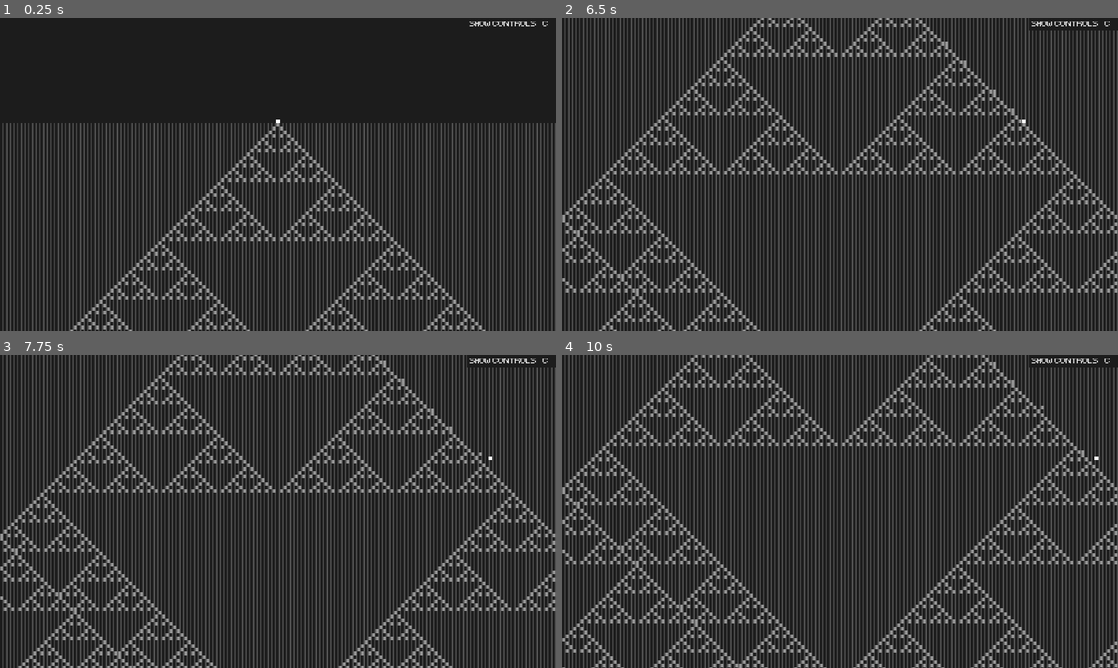
Above: before the commit, frames 1-4 (two rows, left to right).
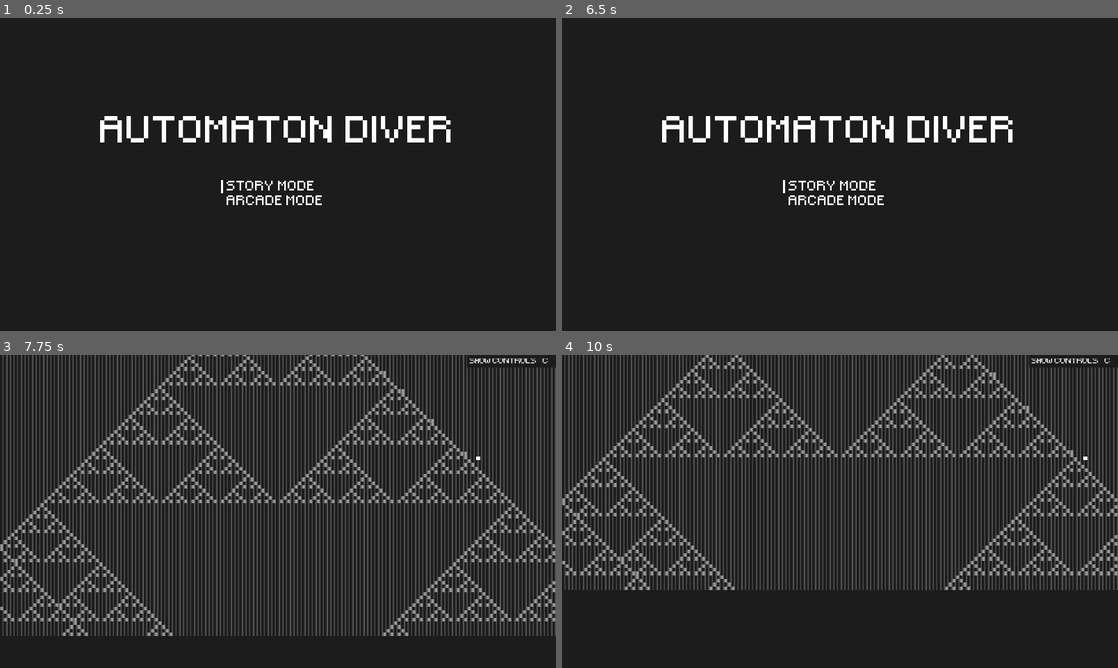
Above: after the commit, the same moments.

Repository: Nivrad00/automaton-diver
Game: Godot game, scene res://Main.tscn
Two runs of this game, one before a commit and one after it. Both use one fixed random seed, a clock stepped at 60 frames per second and the inputs below. Sound files missing from this copy of the repository are replaced by a short silence.
Inputs (mouse positions are in pixels of both pictures, inside the frame that each line leads up to):
- Up to frame 1 (0.25 s): no input
- Up to frame 2 (6.5 s): click (845, 187) at 0.5 s, where only the run after the commit has a clickable "story mode"; click (840, 255) at 1.25 s, where only the run after the commit has a clickable "continue"; tap Enter (enter) at 2 s; hold Enter (enter) 2.03-2.78 s; hold Right (ui_right) 2.03-3.53 s; tap Space (jump) at 2.27, 2.57, 3.02, 3.32, 4.52, 4.82, 5.27, 5.57, 6.02, 6.32 s; tap } (next) at 2.3, 2.85 s; tap { (previous) at 3.05 s; hold Left (ui_left) 3.53-4.28 s; hold { (previous) 3.53-4.28 s; tap P (random) at 3.8, 4.35 s; tap R (reset) at 4.25, 5.65 s; hold Right (ui_right) 4.28-5.78 s; tap A (switch_automaton) at 4.55 s; hold A (switch_automaton) 5.03-5.78 s; tap I (switch_initial) at 5.3, 5.85 s; hold Left (ui_left) from 5.78 s (still down); tap N (switch_neighborhood) at 6.05 s; tap Escape (ui_cancel) at 6.4 s
- Up to frame 3 (7.75 s): release Left (ui_left) at 6.5 s; click (283, 524) at 6.5 s, where only the run after the commit has a clickable "story mode"; tap R (reset) at 7.25 s; hold Right (ui_right) from 7.28 s (still down); hold N (switch_neighborhood) from 7.28 s (still down); tap Space (jump) at 7.55 s
- Up to frame 4 (10 s): release Right (ui_right) at 8.03 s; release N (switch_neighborhood) at 8.03 s; hold Left (ui_left) 8.03-9.53 s; tap Space (jump) at 8.1, 8.27, 8.57, 9.02, 9.32, 9.77 s; tap Enter (enter) at 8.3, 9.6 s; tap R (reset) at 8.75, 9.5 s; hold Backspace (delete) 8.78-9.53 s; tap } (next) at 9.05 s; hold Right (ui_right) from 9.53 s (still down); tap { (previous) at 9.8 s

The runs differ from the first frame. In frame 1, 27% of the frame differs, in the area x 0-100%, y 1-100%; in frame 2, 40%, in the area x 0-100%, y 0-100%; in frame 3, 17%; in frame 4, 22%.

Commit message:
a

Diff:
--- /dev/null
+++ b/Intro.gd
@@ -0,0 +1,9 @@
+extends ColorRect
+
+func _on_Intro_visibility_changed():
+	if visible:
+		$Button4.grab_focus()
+
+func _on_Button4_pressed():
+	hide()
+	Game.started = true
--- /dev/null
+++ b/Menu.gd
@@ -0,0 +1,25 @@
+extends CanvasLayer
+
+func _ready():
+	show_menu()
+
+func start_story():
+	Game.story = true
+	Game.start_level()
+	Game.ui.initialize()
+	for child in get_children():
+		child.hide()
+	Game.started = true
+
+func start_arcade():
+	Game.story = false
+	Game.start_level()
+	Game.ui.initialize()
+	for child in get_children():
+		child.hide()
+	Game.started = true
+
+func show_menu():
+	for child in get_children():
+		child.show()
+	$VBoxContainer/Button2.grab_focus()
--- a/UI.gd
+++ b/UI.gd
@@ -12,12 +12,20 @@
 	$Controls.hide()
 	$ShowControls.show()
 
-	if Game.story:
+	set_story(Game.story)
+
+func set_story(on):
+	if on:
 		$Controls/Left.hide()
 		$Controls/Bottom.hide()
+		$Controls/Right/GridContainer/reset.hide()
+		$Controls/Right/GridContainer/r.hide()
 	else:
 		$Controls/Left.show()
 		$Controls/Bottom.show()
+		$Controls/Right/GridContainer/reset.show()
+		$Controls/Right/GridContainer/r.show()
+
 
 func _input(event):
 	if not Game.story:
@@ -79,3 +87,7 @@
 func hide_all():
 	for child in get_children():
 		child.hide()
+
+func _process(delta):
+	if Game.started and not Game.story:
+		$Panel/GridContainer/depth.text = str(int(round(Game.player.position.y)))
--- /dev/null
+++ b/buttonfont.tres
@@ -0,0 +1,7 @@
+[gd_resource type="DynamicFont" load_steps=2 format=2]
+
+[ext_resource path="res://small_pixel.ttf" type="DynamicFontData" id=1]
+
+[resource]
+size = 30
+font_data = ExtResource( 1 )
--- /dev/null
+++ b/buttonstyle.tres
@@ -0,0 +1,7 @@
+[gd_resource type="StyleBoxFlat" format=2]
+
+[resource]
+draw_center = false
+border_width_left = 5
+border_color = Color( 1, 1, 1, 1 )
+expand_margin_left = 12.0
--- a/game.gd
+++ b/game.gd
@@ -1,3 +1,8 @@
+# to do
+# speed up loading
+# arcade mode saving?
+# music correlated to what section yuou're in?
+
 extends Node2D
 
 const Big = preload("res://Big.gd")
@@ -13,6 +18,12 @@
 var last_save = 0
 
 export var story = true
+
+var saw_intro = false
+var saw_bottom_cutscene = false
+var saw_outro = false
+var started = false
+var ending = false
 
 var DEFAULT_RULE = {
 	Automaton.CLASSIC: {
@@ -60,17 +71,12 @@
 
 onready var level = $Level
 onready var player = $Player
+onready var ui = $UI
 
 func _ready():
 	randomize()
-
-	$UI.initialize()
-
-	if story:
-		map = load("res://map.gd").new()
-		print(map)
-
-	start_level()
+	map = load("res://map.gd").new()
+	$Loading/Loading.hide()
 
 func next_level():
 	rule = Big.inc(rule, MAX_RULE[automaton][neighborhood])
@@ -80,15 +86,21 @@
 	var save_data
 	if story:
 		var file = File.new()
-		if file.file_exists("user://save"):
-			file.open("user://save", File.READ)
+		if file.file_exists("user://story_save"):
+			file.open("user://story_save", File.READ)
 			save_data = file.get_var()
 			file.close()
 			player.position = save_data["PLAYER_POSITION"]
 			player.max_depth = save_data["MAX_DEPTH"]
+			saw_intro = save_data["SAW_INTRO"]
+			saw_bottom_cutscene = save_data["SAW_BOTTOM_CUTSCENE"]
+			saw_outro = save_data["SAW_OUTRO"]
 		else:
 			player.position = Vector2((X_MAX-1.0)/2.0+0.5, -0.5)
 			player.max_depth = player.position.y
+			saw_intro = false
+			saw_bottom_cutscene = false
+			saw_outro = false
 	else:
 		player.position = Vector2((X_MAX-1.0)/2.0+0.5, -0.5)
 		player.max_depth = player.position.y
@@ -103,14 +115,39 @@
 	$Player/Camera2D.limit_left = 0
 	$Player/Camera2D.limit_right = X_MAX
 
+	if Game.player.max_depth > 1000:
+		Game.get_node("Loading/Loading").show()
+		yield(get_tree(), "idle_frame")
+		yield(get_tree(), "idle_frame")
+
 	level.initialize_level()
 	if story and save_data:
 		level.redo_changes(save_data["CHANGE_HISTORY"])
+
+	if Game.player.max_depth > 1000:
+		Game.get_node("Loading/Loading").hide()
 
 	$UI.set_rule(rule, MAX_RULE[automaton][neighborhood])
 	$UI.set_automaton(AUTOMATON_NAME[automaton])
 	$UI.set_neighborhood(NEIGHBORHOOD_NAME[neighborhood])
 	$UI.set_initial(Initial.keys()[initial])
+
+	if story and not saw_intro:
+		started = false
+		saw_intro = true
+		$UI/Intro.show()
+
+func hit_bottom():
+	if story and not saw_bottom_cutscene:
+		started = false
+		saw_bottom_cutscene = true
+		$UI/Cutscene.show()
+
+func hit_top():
+	if not saw_bottom_cutscene:
+		return
+	started = false
+	ending = true
 
 func go_to_rule(new_rule):
 	if Big.less_or_equal(new_rule, MAX_RULE[automaton][neighborhood]):
@@ -121,6 +158,9 @@
 		return false
 
 func _input(event):
+	if not started:
+		return
+
 	if not story:
 		if event.is_action_pressed("next"):
 			next_level()
@@ -151,18 +191,39 @@
 			initial = (initial + 1) % Initial.size()
 			start_level()
 
+	if event.is_action_pressed("ui_cancel"):
+		$Menu.show_menu()
+		Game.started = false
+
 	if event.is_action_pressed("mute"):
 		AudioServer.set_bus_mute(1, not AudioServer.is_bus_mute(1))
 
 func _process(delta):
+	if ending:
+		player.position.y -= delta * 3.0
+		$UI/Black.show()
+		$UI/Black.color.a = min(1.0, -player.position.y * 0.05)
+		if $UI/Black.color.a == 1.0:
+			ending = false
+			yield(get_tree().create_timer(1.0), "timeout")
+			$UI/Ending.show()
+			var dir = Directory.new()
+			dir.remove("user://story_save")
+
+	if not Game.started:
+		return
+
 	global_time += delta
-	if global_time - last_save > SAVE_FREQ:
+	if story and global_time - last_save > SAVE_FREQ:
 		var file = File.new()
-		file.open("user://save", File.WRITE)
+		file.open("user://story_save", File.WRITE)
 		file.store_var({
 			"PLAYER_POSITION": player.position,
 			"MAX_DEPTH": player.max_depth,
-			"CHANGE_HISTORY": level.change_history
+			"CHANGE_HISTORY": level.change_history,
+			"SAW_INTRO": saw_intro,
+			"SAW_BOTTOM_CUTSCENE": saw_bottom_cutscene,
+			"SAW_OUTRO": saw_outro
 		})
 		file.close()
 		last_save = global_time
--- a/game.tscn
+++ b/game.tscn
@@ -11,6 +11,10 @@
 [ext_resource path="res://reverse.mp3" type="AudioStream" id=9]
 [ext_resource path="res://bip.mp3" type="AudioStream" id=10]
 [ext_resource path="res://UI.gd" type="Script" id=11]
+[ext_resource path="res://buttonstyle.tres" type="StyleBox" id=12]
+[ext_resource path="res://Menu.gd" type="Script" id=13]
+[ext_resource path="res://Intro.gd" type="Script" id=14]
+[ext_resource path="res://buttonfont.tres" type="DynamicFont" id=15]
 
 [sub_resource type="ConvexPolygonShape2D" id=4]
 points = PoolVector2Array( 1, 1, 0, 1, 0, 0, 1, 0 )
@@ -93,8 +97,28 @@
 size = 18
 font_data = ExtResource( 6 )
 
+[sub_resource type="DynamicFont" id=20]
+size = 30
+font_data = ExtResource( 6 )
+
+[sub_resource type="StyleBoxEmpty" id=16]
+
+[sub_resource type="StyleBoxEmpty" id=17]
+
+[sub_resource type="StyleBoxEmpty" id=18]
+
+[sub_resource type="StyleBoxEmpty" id=19]
+
+[sub_resource type="DynamicFont" id=13]
+size = 80
+font_data = ExtResource( 6 )
+
+[sub_resource type="Theme" id=15]
+default_font = ExtResource( 15 )
+
 [node name="Game" type="Node2D"]
 script = ExtResource( 5 )
+story = false
 
 [node name="Level" type="TileMap" parent="."]
 tile_set = SubResource( 2 )
@@ -116,7 +140,7 @@
 bus = "Music"
 
 [node name="Player" type="KinematicBody2D" parent="."]
-position = Vector2( 500, 21500 )
+position = Vector2( 500, -100 )
 script = ExtResource( 3 )
 
 [node name="Camera2D" type="Camera2D" parent="Player"]
@@ -332,7 +356,7 @@
 margin_left = 5.0
 margin_top = 5.0
 margin_right = 150.0
-margin_bottom = 208.0
+margin_bottom = 231.0
 custom_constants/hseparation = 15
 columns = 2
 __meta__ = {
@@ -481,7 +505,7 @@
 "_edit_use_anchors_": false
 }
 
-[node name="5" type="Label" parent="UI/Controls/Right/GridContainer"]
+[node name="reset" type="Label" parent="UI/Controls/Right/GridContainer"]
 margin_top = 138.0
 margin_right = 63.0
 margin_bottom = 157.0
@@ -493,7 +517,7 @@
 "_edit_use_anchors_": false
 }
 
-[node name="13" type="Label" parent="UI/Controls/Right/GridContainer"]
+[node name="r" type="Label" parent="UI/Controls/Right/GridContainer"]
 margin_left = 78.0
 margin_top = 138.0
 margin_right = 145.0
@@ -553,11 +577,35 @@
 "_edit_use_anchors_": false
 }
 
+[node name="20" type="Label" parent="UI/Controls/Right/GridContainer"]
+margin_top = 207.0
+margin_right = 63.0
+margin_bottom = 226.0
+custom_colors/font_color = Color( 1, 1, 1, 1 )
+custom_fonts/font = SubResource( 6 )
+text = "menu"
+align = 2
+__meta__ = {
+"_edit_use_anchors_": false
+}
+
+[node name="21" type="Label" parent="UI/Controls/Right/GridContainer"]
+margin_left = 78.0
+margin_top = 207.0
+margin_right = 145.0
+margin_bottom = 226.0
+custom_colors/font_color = Color( 1, 1, 1, 1 )
+custom_fonts/font = SubResource( 6 )
+text = "esc"
+__meta__ = {
+"_edit_use_anchors_": false
+}
+
 [node name="Bottom" type="Label" parent="UI/Controls"]
 margin_left = 812.0
-margin_top = 155.0
+margin_top = 166.0
 margin_right = 1066.0
-margin_bottom = 196.0
+margin_bottom = 207.0
 custom_colors/font_color = Color( 1, 1, 1, 1 )
 custom_fonts/font = SubResource( 6 )
 text = "enter  a number to
@@ -619,7 +667,7 @@
 margin_left = 5.0
 margin_top = 5.0
 margin_right = 421.0
-margin_bottom = 93.0
+margin_bottom = 116.0
 custom_constants/hseparation = 15
 columns = 2
 __meta__ = {
@@ -722,6 +770,32 @@
 "_edit_use_anchors_": false
 }
 
+[node name="5" type="Label" parent="UI/Panel/GridContainer"]
+margin_top = 92.0
+margin_right = 150.0
+margin_bottom = 111.0
+custom_colors/font_color = Color( 1, 1, 1, 1 )
+custom_fonts/font = SubResource( 6 )
+text = "depth"
+align = 2
+__meta__ = {
+"_edit_use_anchors_": false
+}
+
+[node name="depth" type="Label" parent="UI/Panel/GridContainer"]
+margin_left = 165.0
+margin_top = 92.0
+margin_right = 416.0
+margin_bottom = 111.0
+size_flags_horizontal = 3
+custom_colors/font_color = Color( 1, 1, 1, 1 )
+custom_fonts/font = SubResource( 6 )
+text = "0"
+autowrap = true
+__meta__ = {
+"_edit_use_anchors_": false
+}
+
 [node name="RuleInput" type="PanelContainer" parent="UI"]
 margin_left = 550.0
 margin_right = 843.0
@@ -774,7 +848,6 @@
 }
 
 [node name="InvalidRule" type="PanelContainer" parent="UI"]
-visible = false
 margin_left = 550.0
 margin_right = 692.0
 margin_bottom = 29.0
@@ -798,3 +871,262 @@
 
 [node name="Timer" type="Timer" parent="UI/InvalidRule"]
 wait_time = 2.0
+
+[node name="Intro" type="ColorRect" parent="UI"]
+visible = false
+margin_right = 1280.0
+margin_bottom = 720.0
+color = Color( 0.113725, 0.113725, 0.113725, 1 )
+script = ExtResource( 14 )
+__meta__ = {
+"_edit_use_anchors_": false
+}
+
+[node name="Label2" type="Label" parent="UI/Intro"]
+anchor_right = 1.0
+margin_top = 216.0
+margin_bottom = 296.0
+custom_fonts/font = SubResource( 20 )
+text = "you are the automaton diver.
+
+your mission: go down.
+
+good luck."
+align = 1
+__meta__ = {
+"_edit_use_anchors_": false
+}
+
+[node name="Button4" type="Button" parent="UI/Intro"]
+margin_left = 552.0
+margin_top = 530.0
+margin_right = 717.0
+margin_bottom = 561.0
+custom_colors/font_color_disabled = Color( 1, 1, 1, 1 )
+custom_colors/font_color_focus = Color( 1, 1, 1, 1 )
+custom_colors/font_color = Color( 1, 1, 1, 1 )
+custom_colors/font_color_hover = Color( 1, 1, 1, 1 )
+custom_colors/font_color_pressed = Color( 1, 1, 1, 1 )
+custom_fonts/font = ExtResource( 15 )
+custom_styles/hover = SubResource( 16 )
+custom_styles/pressed = SubResource( 17 )
+custom_styles/focus = ExtResource( 12 )
+custom_styles/disabled = SubResource( 18 )
+custom_styles/normal = SubResource( 19 )
+text = "continue"
+flat = true
+align = 0
+__meta__ = {
+"_edit_use_anchors_": false
+}
+
+[node name="Cutscene" type="ColorRect" parent="UI"]
+visible = false
+margin_right = 1280.0
+margin_bottom = 720.0
+color = Color( 0.113725, 0.113725, 0.113725, 1 )
+script = ExtResource( 14 )
+__meta__ = {
+"_edit_use_anchors_": false
+}
+
+[node name="Label2" type="Label" parent="UI/Cutscene"]
+anchor_right = 1.0
+margin_top = 216.0
+margin_bottom = 296.0
+custom_fonts/font = SubResource( 20 )
+text = "you reached the bottom.
+
+Your mission is complete.
+
+...now to go back up."
+align = 1
+__meta__ = {
+"_edit_use_anchors_": false
+}
+
+[node name="Button4" type="Button" parent="UI/Cutscene"]
+margin_left = 552.0
+margin_top = 530.0
+margin_right = 717.0
+margin_bottom = 561.0
+custom_colors/font_color_disabled = Color( 1, 1, 1, 1 )
+custom_colors/font_color_focus = Color( 1, 1, 1, 1 )
+custom_colors/font_color = Color( 1, 1, 1, 1 )
+custom_colors/font_color_hover = Color( 1, 1, 1, 1 )
+custom_colors/font_color_pressed = Color( 1, 1, 1, 1 )
+custom_fonts/font = ExtResource( 15 )
+custom_styles/hover = SubResource( 16 )
+custom_styles/pressed = SubResource( 17 )
+custom_styles/focus = ExtResource( 12 )
+custom_styles/disabled = SubResource( 18 )
+custom_styles/normal = SubResource( 19 )
+text = "continue"
+flat = true
+align = 0
+__meta__ = {
+"_edit_use_anchors_": false
+}
+
+[node name="Black" type="ColorRect" parent="UI"]
+visible = false
+margin_right = 1280.0
+margin_bottom = 720.0
+color = Color( 0.113725, 0.113725, 0.113725, 1 )
+script = ExtResource( 14 )
+__meta__ = {
+"_edit_use_anchors_": false
+}
+
+[node name="Ending" type="ColorRect" parent="UI"]
+visible = false
+margin_right = 1280.0
+margin_bottom = 720.0
+color = Color( 0.113725, 0.113725, 0.113725, 1 )
+script = ExtResource( 14 )
+__meta__ = {
+"_edit_use_anchors_": false
+}
+
+[node name="Label2" type="Label" parent="UI/Ending"]
+anchor_right = 1.0
+margin_top = 216.0
+margin_bottom = 296.0
+custom_fonts/font = SubResource( 20 )
+text = "the end.
+
+thanks for playing my dumb game.
+
+-niv"
+align = 1
+__meta__ = {
+"_edit_use_anchors_": false
+}
+
+[node name="Button4" type="Button" parent="UI/Ending"]
+margin_left = 552.0
+margin_top = 530.0
+margin_right = 717.0
+margin_bottom = 561.0
+custom_colors/font_color_disabled = Color( 1, 1, 1, 1 )
+custom_colors/font_color_focus = Color( 1, 1, 1, 1 )
+custom_colors/font_color = Color( 1, 1, 1, 1 )
+custom_colors/font_color_hover = Color( 1, 1, 1, 1 )
+custom_colors/font_color_pressed = Color( 1, 1, 1, 1 )
+custom_fonts/font = ExtResource( 15 )
+custom_styles/hover = SubResource( 16 )
+custom_styles/pressed = SubResource( 17 )
+custom_styles/focus = ExtResource( 12 )
+custom_styles/disabled = SubResource( 18 )
+custom_styles/normal = SubResource( 19 )
+text = "continue"
+flat = true
+align = 0
+__meta__ = {
+"_edit_use_anchors_": false
+}
+
+[node name="Menu" type="CanvasLayer" parent="."]
+script = ExtResource( 13 )
+
+[node name="ColorRect" type="ColorRect" parent="Menu"]
+visible = false
+margin_right = 1280.0
+margin_bottom = 720.0
+color = Color( 0.113725, 0.113725, 0.113725, 1 )
+__meta__ = {
+"_edit_use_anchors_": false
+}
+
+[node name="Label" type="Label" parent="Menu"]
+visible = false
+anchor_right = 1.0
+margin_top = 216.0
+margin_bottom = 296.0
+custom_fonts/font = SubResource( 13 )
+text = "automaton diver"
+align = 1
+__meta__ = {
+"_edit_use_anchors_": false
+}
+
+[node name="VBoxContainer" type="VBoxContainer" parent="Menu"]
+visible = false
+anchor_right = 1.0
+margin_left = 521.0
+margin_top = 372.0
+margin_right = -499.0
+margin_bottom = 491.0
+theme = SubResource( 15 )
+__meta__ = {
+"_edit_use_anchors_": false
+}
+
+[node name="Button2" type="Button" parent="Menu/VBoxContainer"]
+margin_right = 260.0
+margin_bottom = 31.0
+custom_colors/font_color_disabled = Color( 1, 1, 1, 1 )
+custom_colors/font_color_focus = Color( 1, 1, 1, 1 )
+custom_colors/font_color = Color( 1, 1, 1, 1 )
+custom_colors/font_color_hover = Color( 1, 1, 1, 1 )
+custom_colors/font_color_pressed = Color( 1, 1, 1, 1 )
+custom_styles/hover = SubResource( 16 )
+custom_styles/pressed = SubResource( 17 )
+custom_styles/focus = ExtResource( 12 )
+custom_styles/disabled = SubResource( 18 )
+custom_styles/normal = SubResource( 19 )
+text = "story mode"
+flat = true
+align = 0
+
+[node name="Button3" type="Button" parent="Menu/VBoxContainer"]
+margin_top = 35.0
+margin_right = 260.0
+margin_bottom = 66.0
+custom_colors/font_color_disabled = Color( 1, 1, 1, 1 )
+custom_colors/font_color_focus = Color( 1, 1, 1, 1 )
+custom_colors/font_color = Color( 1, 1, 1, 1 )
+custom_colors/font_color_hover = Color( 1, 1, 1, 1 )
+custom_colors/font_color_pressed = Color( 1, 1, 1, 1 )
+custom_styles/hover = SubResource( 16 )
+custom_styles/pressed = SubResource( 17 )
+custom_styles/focus = ExtResource( 12 )
+custom_styles/disabled = SubResource( 18 )
+custom_styles/normal = SubResource( 19 )
+text = "arcade mode"
+flat = true
+align = 0
+
+[node name="Loading" type="CanvasLayer" parent="."]
+
+[node name="Loading" type="ColorRect" parent="Loading"]
+visible = false
+margin_right = 1280.0
+margin_bottom = 720.0
+color = Color( 0.113725, 0.113725, 0.113725, 1 )
+__meta__ = {
+"_edit_use_anchors_": false
+}
+
+[node name="Label2" type="Label" parent="Loading/Loading"]
+anchor_right = 1.0
+margin_top = 292.0
+margin_bottom = 391.0
+custom_fonts/font = SubResource( 20 )
+text = "loading...
+
+(game will freeze during loading, sorry)"
+align = 1
+__meta__ = {
+"_edit_use_anchors_": false
+}
+
+[connection signal="visibility_changed" from="UI/Intro" to="UI/Intro" method="_on_Intro_visibility_changed"]
+[connection signal="pressed" from="UI/Intro/Button4" to="UI/Intro" method="_on_Button4_pressed"]
+[connection signal="visibility_changed" from="UI/Cutscene" to="UI/Cutscene" method="_on_Intro_visibility_changed"]
+[connection signal="pressed" from="UI/Cutscene/Button4" to="UI/Cutscene" method="_on_Button4_pressed"]
+[connection signal="visibility_changed" from="UI/Ending" to="UI/Ending" method="_on_Intro_visibility_changed"]
+[connection signal="pressed" from="UI/Ending/Button4" to="Menu" method="show_menu"]
+[connection signal="pressed" from="UI/Ending/Button4" to="UI/Ending" method="hide"]
+[connection signal="pressed" from="Menu/VBoxContainer/Button2" to="Menu" method="start_story"]
+[connection signal="pressed" from="Menu/VBoxContainer/Button3" to="Menu" method="start_arcade"]
--- a/level alt.gd
+++ b/level alt.gd
@@ -7,7 +7,7 @@
 
 var next_row = 0
 
-const GENERATION_SPEED = 200 # generate at max this many rows per second
+const GENERATION_SPEED = 20000 # generate at max this many rows per second
 const Y_BUFFER = 80
 const QUANT = 0.1
 const DEFAULT_VOLUME = -15
@@ -38,7 +38,7 @@
 			set_cell(x, 0, randi() % 2)
 	set_cell((x_max-1)/2, 0, 1)
 
-	for y in range(1, Game.player.max_depth + Y_BUFFER):
+	for y in range(1, 100):#Game.player.max_depth + Y_BUFFER):
 		generate_row(y)
 	next_row = Game.player.max_depth + Y_BUFFER
 
@@ -137,17 +137,17 @@
 		set_cell(x, y, new_cell)
 
 func collided(collision):
-	pass
-	# this was back when levels had an end that warped you to the next level
-	#if collision.collider == self:
-	#	var tile_pos = world_to_map(collision.position)
-	#	var tile = get_cellv(tile_pos)
-	#	if tile == 2:
-	#		Game.next_level()
+	if collision.collider == self:
+		var tile_pos = world_to_map(collision.position)
+		var tile = get_cellv(tile_pos)
+		if tile == 2 and Game.story:
+			Game.hit_bottom()
 
 func build(position):
-	set_cell(position.x, position.y + 1, 1)
-	change_history.append(["BUILD", position])
+	if get_cell(position.x, position.y + 1) == 0:
+		set_cell(position.x, position.y + 1, 1)
+		if Game.story:
+			change_history.append(["BUILD", position])
 
 func bomb(position):
 	var directions = [
@@ -166,7 +166,8 @@
 				set_cell(x, tile_pos.y + d[0], 0)
 			if get_cell(x, tile_pos.y - d[0]) == 1:
 				set_cell(x, tile_pos.y - d[0], 0)
-	change_history.append(["BOMB", position])
+	if Game.story:
+		change_history.append(["BOMB", position])
 
 func redo_changes(history):
 	for change in history:
@@ -176,6 +177,8 @@
 			bomb(change[1])
 
 func _process(delta):
+	if not Game.started:
+		return
 	t += delta
 
 	# generate rows
--- a/player.gd
+++ b/player.gd
@@ -27,6 +27,12 @@
 		pass
 
 func _physics_process(delta):
+	if not Game.started:
+		return
+
+	if position.y <= 0:
+		Game.hit_top()
+
 	# horizontal movement
 	velocity.x = 0
 	if Input.is_action_pressed("ui_right"):
@@ -37,7 +43,7 @@
 		velocity.x *= 0.5
 
 	# jumping
-	if Input.is_action_just_pressed("ui_up") and is_on_floor():
+	if Input.is_action_pressed("ui_up") and is_on_floor():
 		$Bip.play()
 		jump_timer = 0
 		jumping = true
@@ -83,13 +89,9 @@
 
 	# interacting with the level
 	for i in get_slide_count():
-		break
 		var collision = get_slide_collision(i)
 		if collision and collision.collider == Game.level:
-			if collision.normal.y == 1:
-				var cell_pos = Game.level.world_to_map(collision.position)
-				if Game.level.get_cellv(cell_pos) == 0:
-					position.x = cell_pos.x - 0.5
+			Game.level.collided(collision)
 
 	# screen warp
 	while position.x < 0:
--- a/project.godot
+++ b/project.godot
@@ -34,6 +34,10 @@
 window/size/height=720
 window/stretch/mode="2d"
 window/stretch/aspect="keep"
+
+[global]
+
+color=false
 
 [input]
 
Not shown, changed: .mono/metadata/ide_messaging_meta.txt
Not shown: 1 places in game.tscn that only renumber resources
